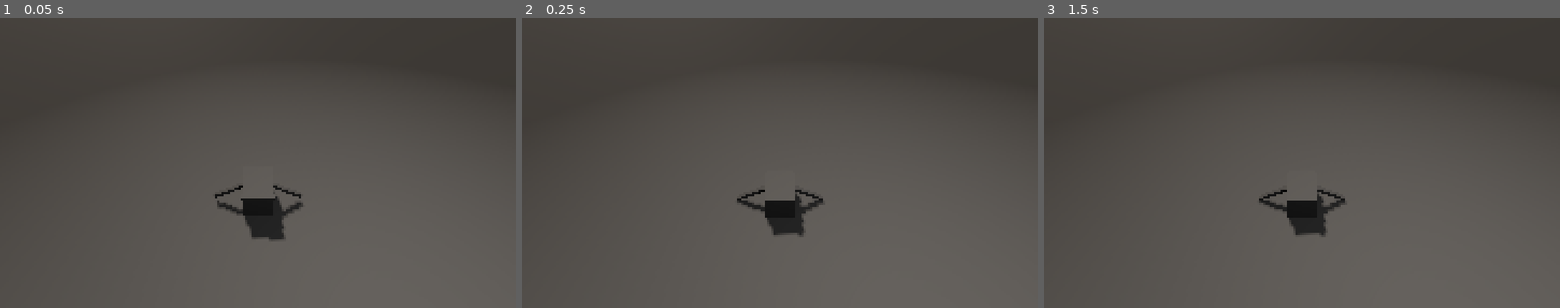
Above: before the commit, frames 1-3 (left to right).
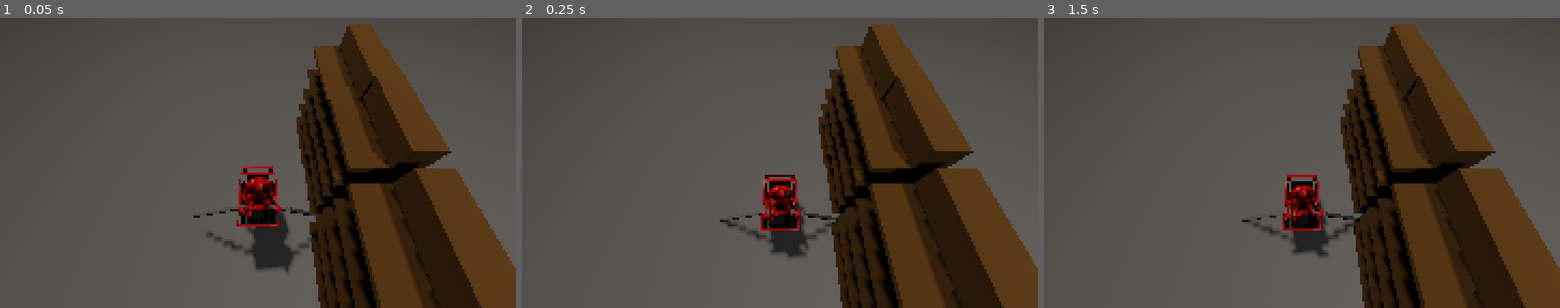
Above: after the commit, the same moments.

Repository: tm-nielsen/trolley-problem
Game: Godot game, scene res://scenes/root.tscn
The game is run twice, just before and just after one commit, with the same random seed, the same clock (stepped at 60 frames per second) and the same inputs.
Inputs:
- Up to frame 1 (0.05 s): no input
- Up to frame 2 (0.25 s): no input
- Up to frame 3 (1.5 s): tap Enter at 1.25 s

The runs differ from the first frame. In frame 1, 30% of the frame differs, in the area x 37-100%, y 2-100%; in frame 2, 29%; in frame 3, 29%.

Commit message:
Sketched movement test

Diff:
--- a/scenes/movement_test.tscn
+++ b/scenes/movement_test.tscn
@@ -1,15 +1,22 @@
-[gd_scene load_steps=7 format=3 uid="uid://c4qwrg2femdoj"]
+[gd_scene load_steps=13 format=3 uid="uid://c4qwrg2femdoj"]
+
+[ext_resource type="Script" uid="uid://c8nqi0le2ibfe" path="res://scripts/player/cart_body.gd" id="1_d5coj"]
+[ext_resource type="ArrayMesh" uid="uid://whb3aqhbna6n" path="res://models/cart/cart.res" id="1_nyyim"]
+[ext_resource type="Script" uid="uid://3jl1xhdapak2" path="res://scripts/player/paddle_controller.gd" id="3_l606k"]
+[ext_resource type="PackedScene" uid="uid://buqvwk6vnginp" path="res://models/Shelf.glb" id="4_3v85x"]
+[ext_resource type="PackedScene" uid="uid://bltk3dtuf4ytx" path="res://models/ShelfCorner.glb" id="5_mp4pn"]
+[ext_resource type="PackedScene" uid="uid://bgaaq2cs5ihqb" path="res://models/ShelfDouble.glb" id="6_t354w"]
 
 [sub_resource type="PhysicsMaterial" id="PhysicsMaterial_rjwnk"]
 
 [sub_resource type="BoxShape3D" id="BoxShape3D_nyyim"]
-size = Vector3(0.75, 0.75, 1)
+size = Vector3(0.493896, 0.150146, 0.646606)
 
-[sub_resource type="BoxMesh" id="BoxMesh_755td"]
-size = Vector3(0.75, 0.75, 1)
+[sub_resource type="BoxShape3D" id="BoxShape3D_755td"]
+size = Vector3(0.493896, 0.35083, 0.848175)
 
 [sub_resource type="BoxMesh" id="BoxMesh_08uda"]
-size = Vector3(0.1, 1, 0.1)
+size = Vector3(0.05, 1, 0.05)
 
 [sub_resource type="WorldBoundaryShape3D" id="WorldBoundaryShape3D_qolh1"]
 
@@ -19,7 +26,7 @@
 [node name="MovementTest" type="Node3D"]
 
 [node name="Camera3D" type="Camera3D" parent="."]
-transform = Transform3D(1, 0, 0, 0, 0.707107, 0.707107, 0, -0.707107, 0.707107, 0, 4, 3)
+transform = Transform3D(1, 0, 0, 0, 0.5, 0.866025, 0, -0.866025, 0.5, 0, 3, 1)
 
 [node name="DirectionalLight3D" type="DirectionalLight3D" parent="."]
 transform = Transform3D(0.957672, -0.0731471, -0.278412, 0.16932, -0.639032, 0.750313, -0.232797, -0.765695, -0.599597, 0, 0, 0)
@@ -33,24 +40,52 @@
 shadow_enabled = true
 omni_range = 20.0
 
-[node name="Player" type="RigidBody3D" parent="."]
+[node name="Player" type="RigidBody3D" parent="." node_paths=PackedStringArray("right_paddle", "left_paddle")]
 physics_material_override = SubResource("PhysicsMaterial_rjwnk")
+script = ExtResource("1_d5coj")
+right_paddle = NodePath("Paddles/Right")
+left_paddle = NodePath("Paddles/Left")
 
-[node name="Cart Collider" type="CollisionShape3D" parent="Player"]
+[node name="Base Collider" type="CollisionShape3D" parent="Player"]
+transform = Transform3D(1, 0, 0, 0, 1, 0, 0, 0, 1, 0, -0.135376, 0.0654907)
 shape = SubResource("BoxShape3D_nyyim")
 
+[node name="Bucket Collider" type="CollisionShape3D" parent="Player"]
+transform = Transform3D(1, 0, 0, 0, 1, 0, 0, 0, 1, 0, 0.323853, 0.0139923)
+shape = SubResource("BoxShape3D_755td")
+
 [node name="Cart" type="MeshInstance3D" parent="Player"]
-mesh = SubResource("BoxMesh_755td")
+transform = Transform3D(0.02, 0, 0, 0, -8.74228e-10, 0.02, 0, -0.02, -8.74228e-10, 0, 0, 0)
+mesh = ExtResource("1_nyyim")
 
 [node name="Paddles" type="Node3D" parent="Player"]
+transform = Transform3D(1, 0, 0, 0, 1, 0, 0, 0, 1, 0, 0.15, 0.2)
 
-[node name="Left" type="MeshInstance3D" parent="Player/Paddles"]
-transform = Transform3D(0.5, 0.866025, 0, -0.866025, 0.5, 0, 0, 0, 1, -0.75, 0, 0)
+[node name="Right" type="Node3D" parent="Player/Paddles"]
+transform = Transform3D(1, 0, 0, 0, 1, 0, 0, 0, 1, -0.25, 0.25, 0)
+script = ExtResource("3_l606k")
+key_up = 4194320
+key_down = 4194322
+key_left = 4194319
+key_right = 4194321
+
+[node name="Mesh" type="MeshInstance3D" parent="Player/Paddles/Right"]
+transform = Transform3D(0.5, 0.866025, 0, -0.866025, 0.5, 0, 0, 0, 1, -0.35, -0.25, 0)
 mesh = SubResource("BoxMesh_08uda")
+skeleton = NodePath("../..")
 
-[node name="Right" type="MeshInstance3D" parent="Player/Paddles"]
-transform = Transform3D(0.5, -0.866025, 0, 0.866025, 0.5, 0, 0, 0, 1, 0.75, 0, 0)
+[node name="Left" type="Node3D" parent="Player/Paddles"]
+transform = Transform3D(1, 0, 0, 0, 1, 0, 0, 0, 1, 0.25, 0.25, 0)
+script = ExtResource("3_l606k")
+key_up = 87
+key_down = 83
+key_left = 65
+key_right = 68
+
+[node name="Mesh" type="MeshInstance3D" parent="Player/Paddles/Left"]
+transform = Transform3D(0.5, -0.866025, 0, 0.866025, 0.5, 0, 0, 0, 1, 0.35, -0.25, 0)
 mesh = SubResource("BoxMesh_08uda")
+skeleton = NodePath("../..")
 
 [node name="StaticBody3D" type="StaticBody3D" parent="."]
 transform = Transform3D(1, 0, 0, 0, 1, 0, 0, 0, 1, 0, -0.5, 0)
@@ -60,3 +95,12 @@
 
 [node name="MeshInstance3D" type="MeshInstance3D" parent="StaticBody3D"]
 mesh = SubResource("PlaneMesh_gdjh5")
+
+[node name="Shelf" parent="." instance=ExtResource("4_3v85x")]
+transform = Transform3D(1, 0, 0, 0, 1, 0, 0, 0, 1, 1.18366, -0.5, -0.565019)
+
+[node name="ShelfCorner" parent="." instance=ExtResource("5_mp4pn")]
+transform = Transform3D(1, 0, 0, 0, 1, 0, 0, 0, 1, 1.13532, -0.5, 0.850759)
+
+[node name="ShelfDouble" parent="." instance=ExtResource("6_t354w")]
+transform = Transform3D(1, 0, 0, 0, 1, 0, 0, 0, 1, 1.14055, -0.5, -1.62481)
--- /dev/null
+++ b/scripts/player/cart_body.gd
@@ -0,0 +1,16 @@
+class_name CartBody
+extends RigidBody3D
+
+@export var push_force: float = 10
+@export var up_force: float = 5
+@export var sync_multiplier: float = 2
+
+@export var right_paddle: PaddleController
+@export var left_paddle: PaddleController
+
+
+func _ready() -> void:
+    right_paddle.pushed_forward.connect(apply_forward_push)
+
+func apply_forward_push():
+    apply_impulse(basis.z * push_force)
--- /dev/null
+++ b/scripts/player/input/key_proxy.gd
@@ -0,0 +1,13 @@
+class_name KeyProxy
+
+var is_pressed: bool
+var was_pressed_this_frame: bool
+var keycode: Key
+
+func _init(p_keycode: Key):
+    keycode = p_keycode
+
+func update():
+    var currently_pressed = Input.is_key_pressed(keycode)
+    was_pressed_this_frame = currently_pressed && !is_pressed
+    is_pressed = currently_pressed
--- /dev/null
+++ b/scripts/player/paddle_controller.gd
@@ -0,0 +1,24 @@
+class_name PaddleController
+extends Node3D
+
+signal pushed_forward
+signal pushed_up
+signal pushed_back
+
+@export_subgroup("input keys", "key")
+@export var key_up: Key
+@export var key_down: Key
+@export var key_left: Key
+@export var key_right: Key
+
+@onready var up := KeyProxy.new(key_up)
+@onready var down := KeyProxy.new(key_down)
+@onready var left := KeyProxy.new(key_left)
+@onready var right := KeyProxy.new(key_right)
+
+
+func _process(_delta: float) -> void:
+    for key_proxy in [up, down, left, right]:
+        key_proxy.update()
+
+    if up.was_pressed_this_frame: pushed_forward.emit()
Not shown, added: scripts/player/cart_body.gd.uid
Not shown, added: scripts/player/input/key_proxy.gd.uid
Not shown, added: scripts/player/paddle_controller.gd.uid
